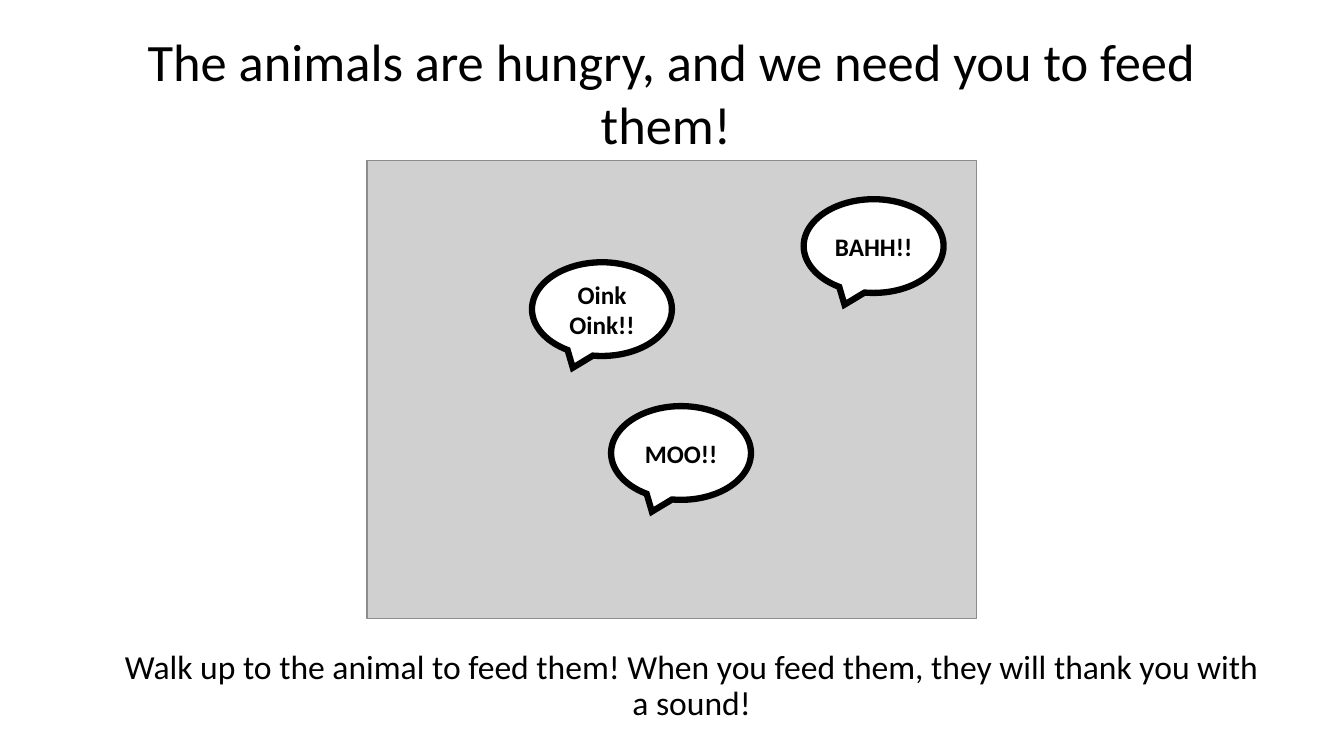
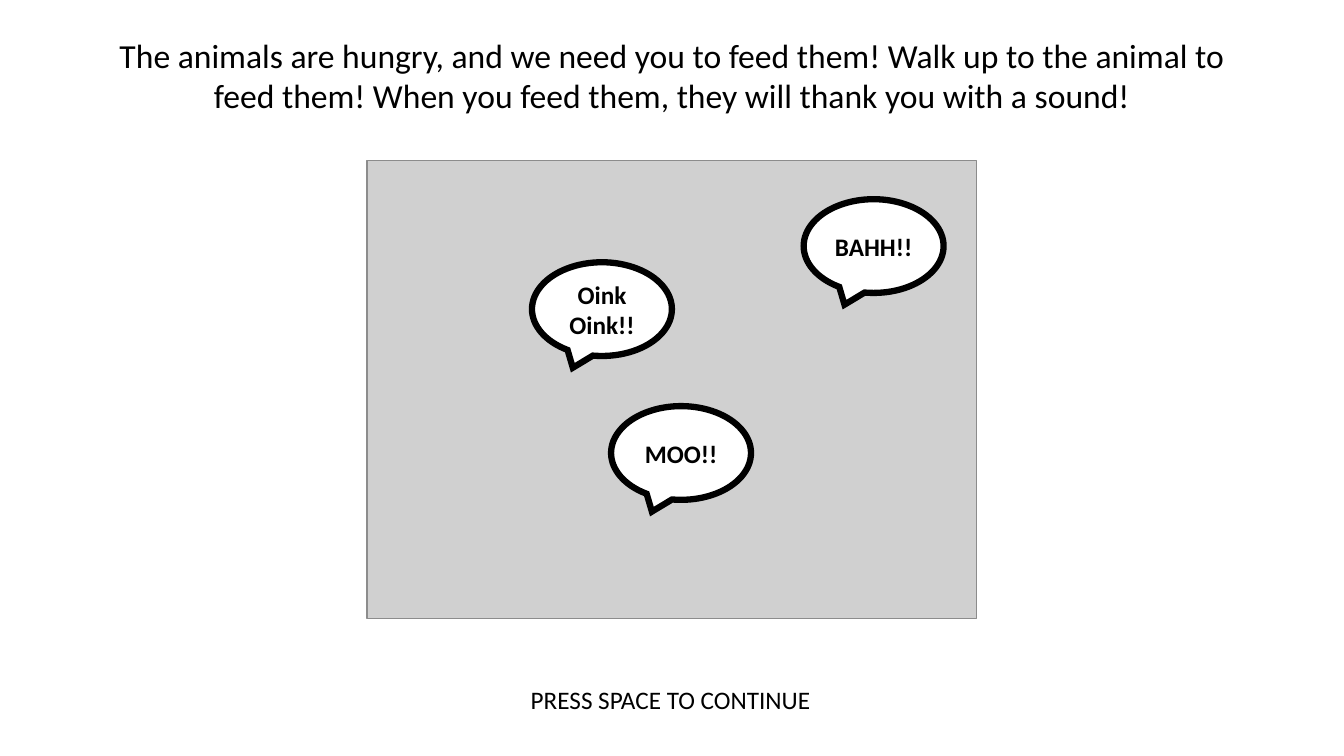
Before and after one commit to kbnealy/OpenMaze, a slide deck: slide 2 of Assets/StreamingAssets/2D_Objects/Farm/Instructions.pptx. Drawn at 1344x756 pixels with LibreOffice and Linux fonts; fonts in the diff are those of the drawing; grey boxes stand for pictures. Boxes give left, top, right and bottom in pixels: in the first picture for what was removed or moved away, otherwise in the second. Text is boxed around its words. In the diff, an @@ line names an element or a change of style, - is before the commit and + after.

```diff
--- a/Assets/StreamingAssets/2D_Objects/Farm/Instructions.pptx
+++ b/Assets/StreamingAssets/2D_Objects/Farm/Instructions.pptx
@@ text at <box>119,44,1224,114</box>: text changed; size 37.5 to 24 pt @@
-The animals are hungry, and we need you to feed them!
+The animals are hungry, and we need you to feed them! Walk up to the animal to feed them! When you feed them, they will thank you with a sound!
@@ text removed at <box>125,655,1258,716</box> @@
-Walk up to the animal to feed them! When you feed them, they will thank you with a sound!
@@ text added at <box>531,692,810,710</box>, 18 pt, text #000000 @@
+PRESS SPACE TO CONTINUE
```
Also in this commit, not shown: 2 other slides changed, 9 other files.
